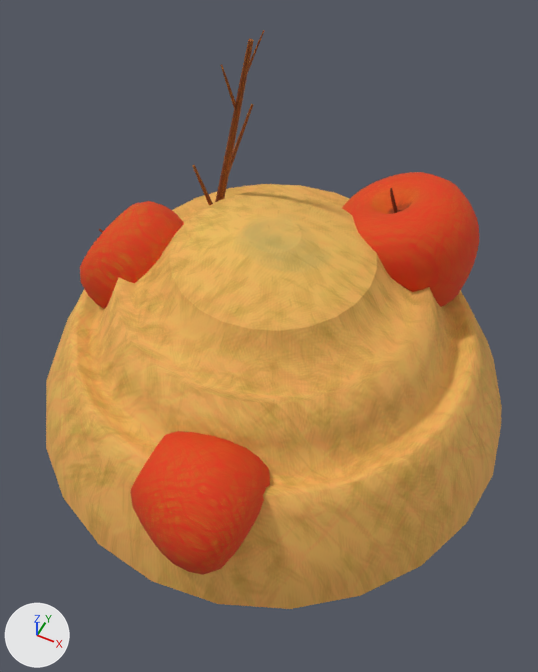
Two versions of the FBX model Mrowisko/Mrowisko/MrowiskoContent/Models/h3.FBX, one commit apart.
Both versions are drawn from a 50 mm lens placed at (1.36, -2.77, 4.02), pointed at (-0.08, 0.1, 0.44). Arrows for +X, +Y and +Z are at lower left; the lights stay in place. Where no turn or scale is listed for an object, it has been applied to the vertices.

Objects in the first picture: 'Cone001', 'Cone002', 'japko', 'japko001', 'japko002'.
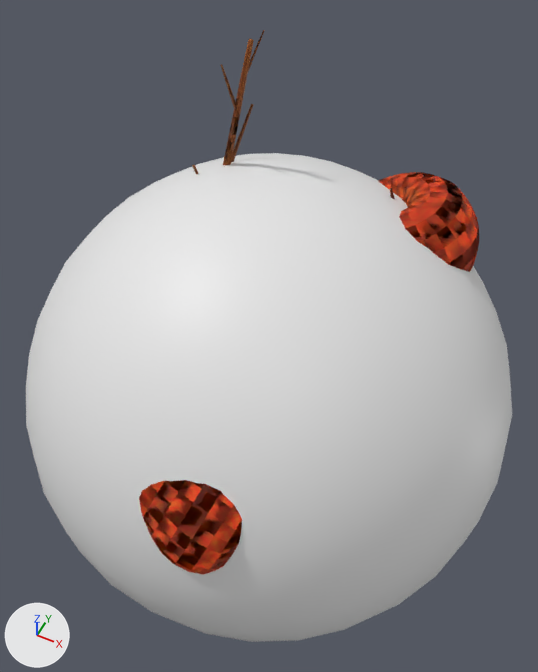
The newer file is also turned or shifted as a whole; pictures and numbers use the older file's frame.

What changed in the scene script:
```text
Change me_mesh_002:
    where me_mesh_002.from_pydata(...)  # 552 vertices, 552 faces; spans x -0.346..0.383, y -0.358..0.361, z -0.368..0.377
    used by ob_japko001; location = (-0.868, -0.075, 0.892)
    me_mesh_002 part 3: edges marked sharp go from 223 to 1100
Change me_mesh_001:
    where me_mesh_001.from_pydata(...)  # 336 vertices, 668 faces; spans x -1.5..1.5, y -1.5..1.5, z 0.02..1.36
    used by ob_cone001; location = (0.0, 0.0, 0.036)
    me_mesh_001 part 1: edges marked sharp go from 96 to 780
Change me_mesh_003:
    where me_mesh_003.from_pydata(...)  # 552 vertices, 552 faces; spans x -0.378..0.327, y -0.358..0.361, z -0.382..0.367
    used by ob_japko002; location = (0.173, -1.153, 0.55)
    me_mesh_003 part 4: edges marked sharp go from 223 to 1100
Change me_mesh:
    where me_mesh.from_pydata(...)  # 552 vertices, 552 faces; spans x -0.447..0.431, y -0.42..0.423, z -0.443..0.383
    used by ob_japko; location = (0.552, 0.654, 1.037)
    me_mesh part 2: edges marked sharp go from 223 to 1100
Add me_mesh_009:
    me_mesh_009.from_pydata(...)  # a UV sphere (32 segments, 16 rings, poles along z) spanning x -1.57..1.57, y -1.57..1.57, z -1.57..1.57
Add ob_boundingsphere:
    ob_boundingsphere = bpy.data.objects.new('BoundingSphere', me_mesh_009)
    ob_boundingsphere.location = (-0.027, -0.005, 0.0)
```

Where the change shows, as pixel boxes [x1, y1, x2, y2] in the pictures (538 x 672 px):
'BoundingSphere', added: after [26, 153, 512, 642]
part 1 of me_mesh_001, shading changed (orange): before [46, 184, 502, 609]
part 2 of me_mesh, shading changed: before [342, 172, 479, 307]; after [378, 172, 479, 272]
part 3 of me_mesh_002, shading changed (orange): before [80, 201, 184, 309]
part 4 of me_mesh_003, shading changed: [139, 480, 242, 575] in both
